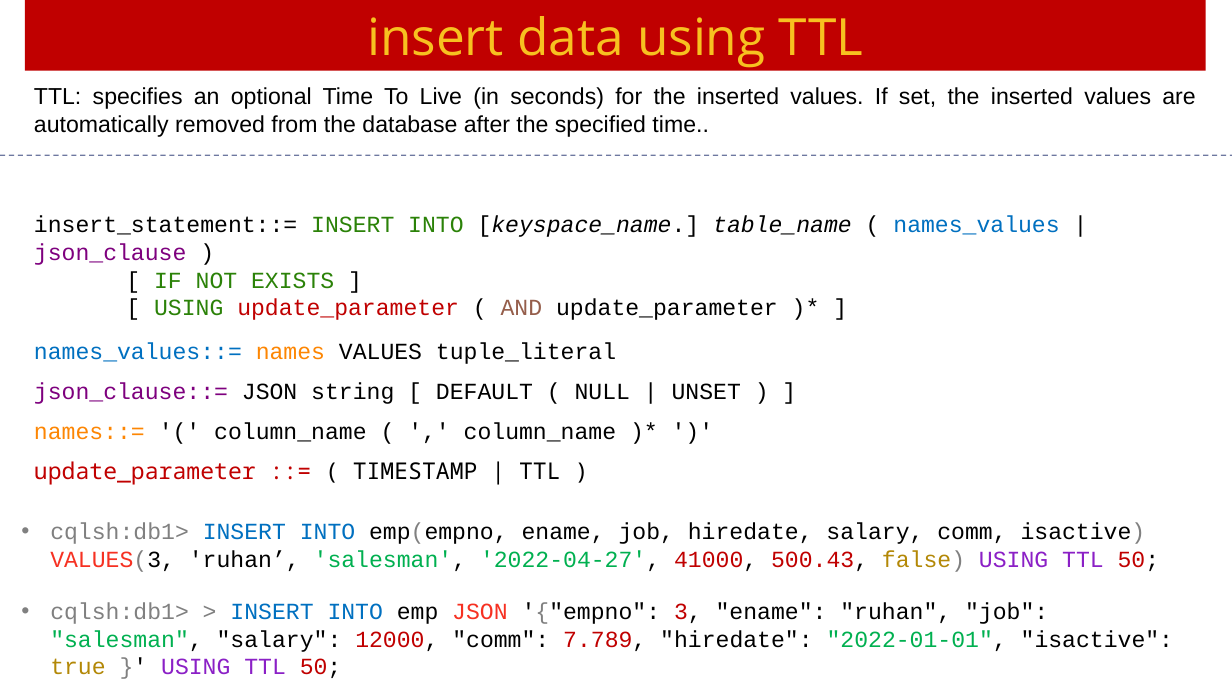
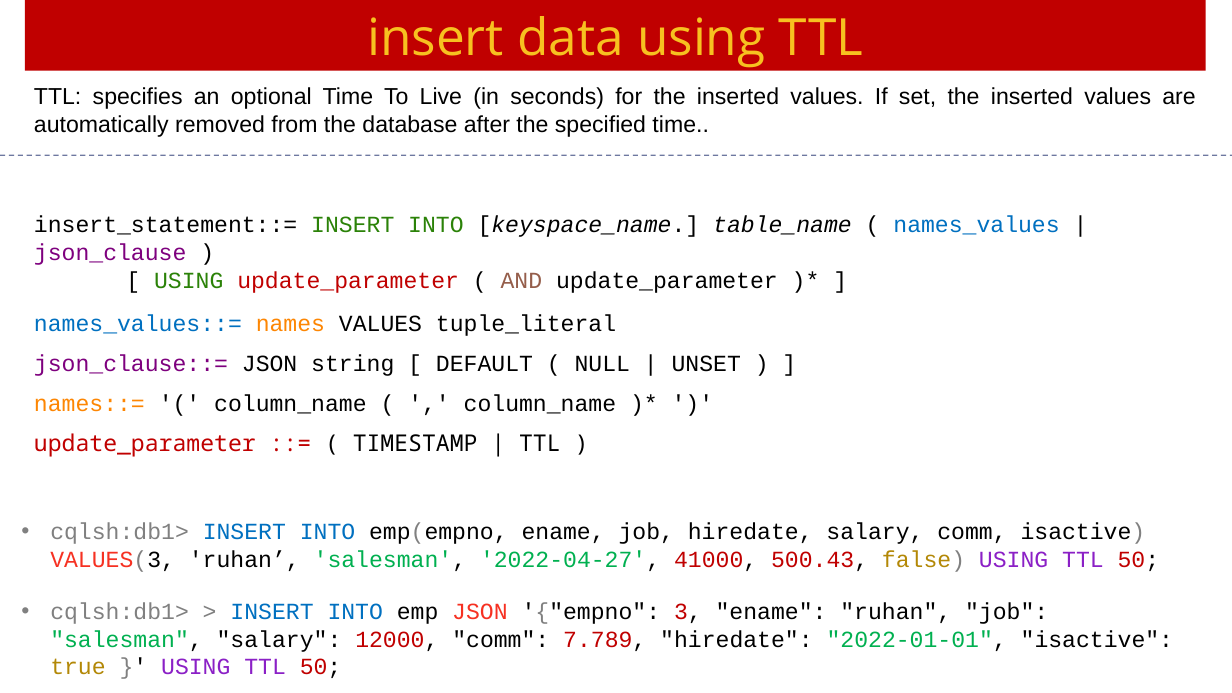
Before and after one commit to Saleel-Bagde/PPT-s, a slide deck: slide 24 of Cassandra Ver3.pptx (slide 22 before the commit). Drawn at 1232x693 pixels with LibreOffice and Linux fonts; fonts in the diff are those of the drawing. Boxes give left, top, right and bottom in pixels: in the first picture for what was removed or moved away, otherwise in the second. Text is boxed around its words. In the diff, an @@ line names an element or a change of style, - is before the commit and + after.

```diff
--- a/Cassandra Ver3.pptx
+++ b/Cassandra Ver3.pptx
@@ text at box(154, 272, 334, 289): paragraph removed @@
-[ IF NOT EXISTS ]
```
Also in this commit, not shown: 7 other slides changed, 2 slides added.
